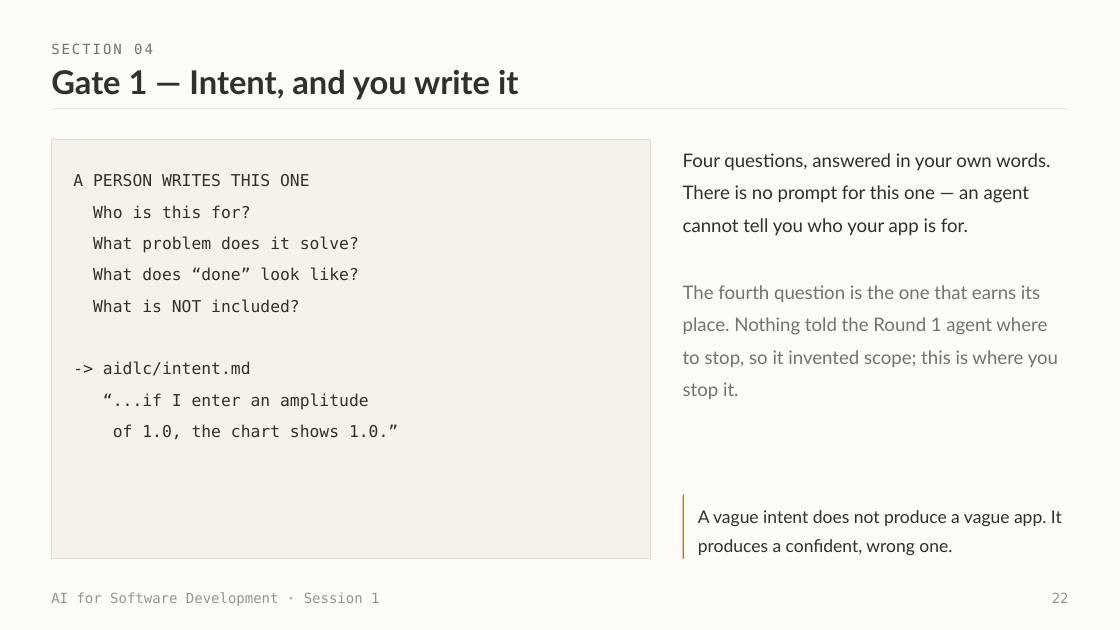
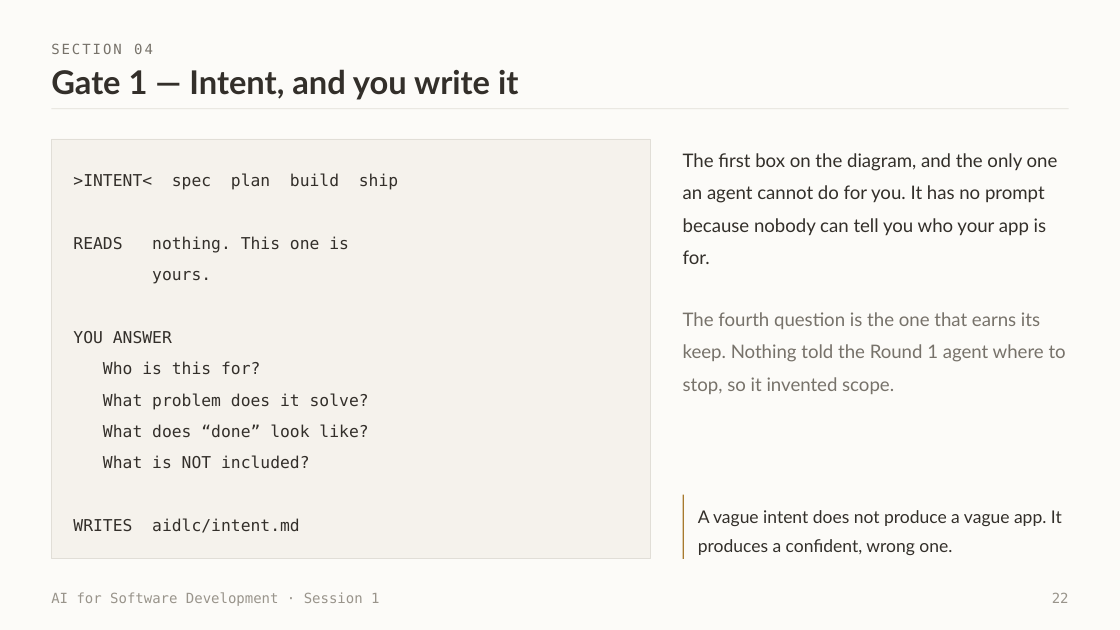
Before and after one commit to witchapong/ai-for-software-dev, a slide deck: slide 22 of slides/Session 1 - Meet Your Agent.pptx. Drawn at 1120x630 pixels with LibreOffice and Linux fonts; fonts in the diff are those of the drawing. Boxes give left, top, right and bottom in pixels: in the first picture for what was removed or moved away, otherwise in the second. Text is boxed around its words. In the diff, an @@ line names an element or a change of style, - is before the commit and + after.

Commit message:
Gate slides now show the document chain, and match PROMPTS.md
#56, raised by someone who was confused by their own deck - which is the only
signal that really counts.

TWO PROBLEMS, ONE CAUSE

The gate slides showed a prompt and an artefact but never what the gate READ,
so there was no way to see that gates chain. Worse, my abridgements had
silently dropped the inputs on two of the four, contradicting the file the
students actually paste from:

              really reads                 slide showed
  Gate 2      intent.md + tests/           tests only - INTENT DROPPED
  Gate 3      requirements.md              ok
  Gate 4      design.md + tasks.md         BOTH DROPPED

Gate 2's is the one that matters most: dropping "aidlc/intent.md says what we
are building" severs the link between the gate a person writes and the gate
that turns it into checkable requirements. Every slide now names exactly what
its real prompt names, verified programmatically against PROMPTS.md rather
than by eye.

EVERY GATE IS NOW READS -> PROMPT -> WRITES

    intent  >SPEC<  plan  build  ship

    READS   aidlc/intent.md
            tests/test_spectrum.py

    PROMPT  "intent.md says what we are building. Read the
             tests. WRITE a table, each row with a check
             that can be run."

    WRITES  aidlc/requirements.md

The first line is a you-are-here strip using Fig 5's own five labels - INTENT,
SPEC, PLAN, BUILD, SHIP - with the current stage in >CAPS<, so a student can
map the slide onto the diagram two slides earlier without being told. Gate 1
shows READS nothing, this one is yours. Gate 4 ends on $ pytest -> 7 passed
where the others end on a document, because it is the gate with no document.

Gate 2's para now says the quiet part out loud: "Notice what it reads: the
intent YOU wrote at Gate 1, plus the tests. Each gate consumes what the last
one produced - that chain is the whole method."

Caught by rendering: at 13 lines the WRITES row - the entire point - fell off
the bottom of Gates 2 and 4 against codeSlide's 12-line cap. Both prompts
trimmed by a line; all four now end on their output. Also fixed page numbers
printing as 00 after the rewrite reset them.

38 slides, validates.

```diff
--- a/slides/Session 1 - Meet Your Agent.pptx
+++ b/slides/Session 1 - Meet Your Agent.pptx
@@ text at (73, 173, 398, 343): text changed @@
-A PERSON WRITES THIS ONE
+>INTENT< spec plan build ship
+READS nothing. This one is
+yours.
+YOU ANSWER
@@ text at (683, 153, 1058, 264): text changed @@
-Four questions, answered in your own words. There is no prompt for this one — an agent cannot tell you who your app is for.
+The first box on the diagram, and the only one an agent cannot do for you. It has no prompt because nobody can tell you who your app is for.
@@ text at (683, 312, 1066, 394): text changed @@
-The fourth question is the one that earns its place. Nothing told the Round 1 agent where to stop, so it invented scope; this is where you stop it.
+The fourth question is the one that earns its keep. Nothing told the Round 1 agent where to stop, so it invented scope.
@@ text at (73, 518, 300, 533): text changed @@
--> aidlc/intent.md
-“...if I enter an amplitude
-of 1.0, the chart shows 1.0.”
+WRITES aidlc/intent.md
```
Also in this commit, not shown: 3 other slides changed, 1 other file.
